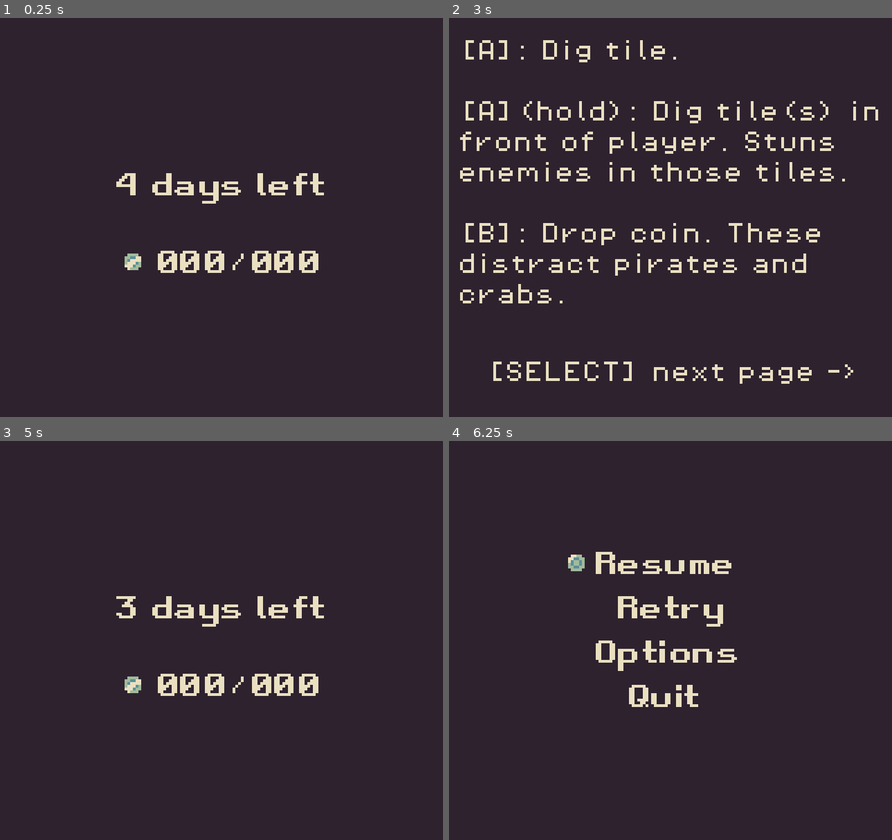
Above: before the commit, frames 1-4 (two rows, left to right).
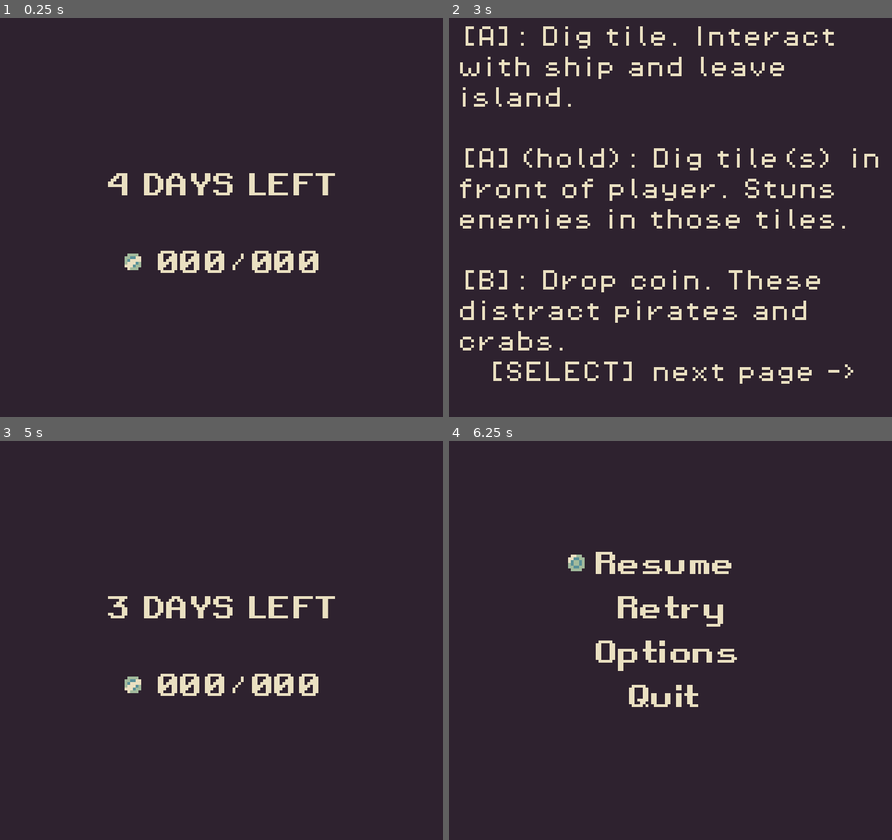
Above: after the commit, the same moments.

Repository: Mrz740/GBJAM2026
Game: Godot game, scene res://Scenes/game_scene.tscn
Two runs of this game, one before a commit and one after it. Both use one fixed random seed, a clock stepped at 60 frames per second and the inputs below. This scene is started directly instead of the project's main scene.
Inputs:
- Up to frame 1 (0.25 s): no input
- Up to frame 2 (3 s): tap Enter (START) at 0.5, 1.25 s; hold D (RIGHT) 0.53-1.28 s; hold J (A) 0.53-1.28 s; hold S (DOWN) 1.28-2.03 s; tap J (A) at 1.35, 2.3 s; hold D (RIGHT) 2.03-2.78 s; hold K (B) 2.03-2.78 s; hold W (UP) from 2.78 s (still down); tap Shift (SELECT) at 2.85 s
- Up to frame 3 (5 s): tap J (A) at 3.05, 3.8, 4.55 s; tap Enter (START) at 3.5 s; release W (UP) at 3.53 s; hold Enter (START) 3.53-4.28 s; hold A (LEFT) from 3.53 s (still down); tap Z at 4.35 s
- Up to frame 4 (6.25 s): release A (LEFT) at 5.03 s; hold S (DOWN) 5.03-5.78 s; hold J (A) 5.03-5.78 s; tap X at 5.1 s; tap Enter (START) at 5.75 s; hold D (RIGHT) from 5.78 s (still down); tap J (A) at 5.85 s

The runs differ from the first frame. In frame 1, 1.3% of the frame differs, in the area x 24-76%, y 38-47%; in frame 2, 12%, in the area x 2-97%, y 2-84%; in frame 3, 1.3%; in frame 4, nothing differs.

Commit message:
fix pause menu bug

Diff:
--- a/Scenes/game_scene.tscn
+++ b/Scenes/game_scene.tscn
@@ -578,10 +578,10 @@
 custom_maximum_size = Vector2(160, -1)
 layout_mode = 0
 offset_left = 3.0
-offset_top = 8.0
+offset_top = 3.0
 offset_right = 163.0
-offset_bottom = 104.0
-text = "[A]: Dig tile.
+offset_bottom = 121.0
+text = "[A]: Dig tile. Interact with ship and leave island.
 
 [A](hold): Dig tile(s) in front of player. Stuns enemies in those tiles.
 
@@ -604,6 +604,7 @@
 
 [node name="ExplainPanel2" type="Panel" parent="HUDLayer/ExplainPanel" index="2" unique_id=80178705]
 process_mode = 3
+visible = false
 layout_mode = 1
 anchors_preset = 15
 anchor_right = 1.0
--- a/Test_Pathfinding/scenes/enemy_ai.tscn
+++ b/Test_Pathfinding/scenes/enemy_ai.tscn
@@ -142,7 +142,7 @@
 script = ExtResource("1_ruo7y")
 move_speed = 12.0
 visualize_path = false
-throw_rate = 3.5
+throw_rate = 3.25
 enemy_hurt = ExtResource("2_yhblk")
 enemy_death = ExtResource("3_xelw7")
 
--- a/Test_Pathfinding/scripts/end_day_screen.gd
+++ b/Test_Pathfinding/scripts/end_day_screen.gd
@@ -29,9 +29,9 @@
 	var days_left: int = 4 - GameManager.current_day
 
 	if days_left > 1:
-		days_left_label.text = "%s days left" % days_left
+		days_left_label.text = "%s DAYS LEFT" % days_left
 	else:
-		days_left_label.text = "%s day left" % days_left
+		days_left_label.text = "%s DAY LEFT" % days_left
 
 	update_gold()
 	target_gold_label.text = "%03d" % GameManager.target_gold
--- a/Test_Pathfinding/scripts/pause_menu.gd
+++ b/Test_Pathfinding/scripts/pause_menu.gd
@@ -14,7 +14,11 @@
 
 
 func _input(event: InputEvent) -> void:
-	if !visible and !died_screen.visible and !end_day_screen.visible:
+	if died_screen.visible:
+		return
+	if end_day_screen.visible:
+		return
+	if !visible:
 		if event.is_action_pressed("START"):
 			SoundManager.play_sfx_menu()
 			GameManager.pause_game()
--- a/project.godot
+++ b/project.godot
@@ -32,7 +32,8 @@
 
 window/size/viewport_width=160
 window/size/viewport_height=144
-window/size/always_on_top=true
+window/size/mode=3
+window/size/borderless=true
 window/size/transparent=true
 window/stretch/mode="canvas_items"
 window/stretch/scale_mode="integer"
Not shown, changed: Assets/Audio/Music/gameplay_theme_lower_volume.ogg
